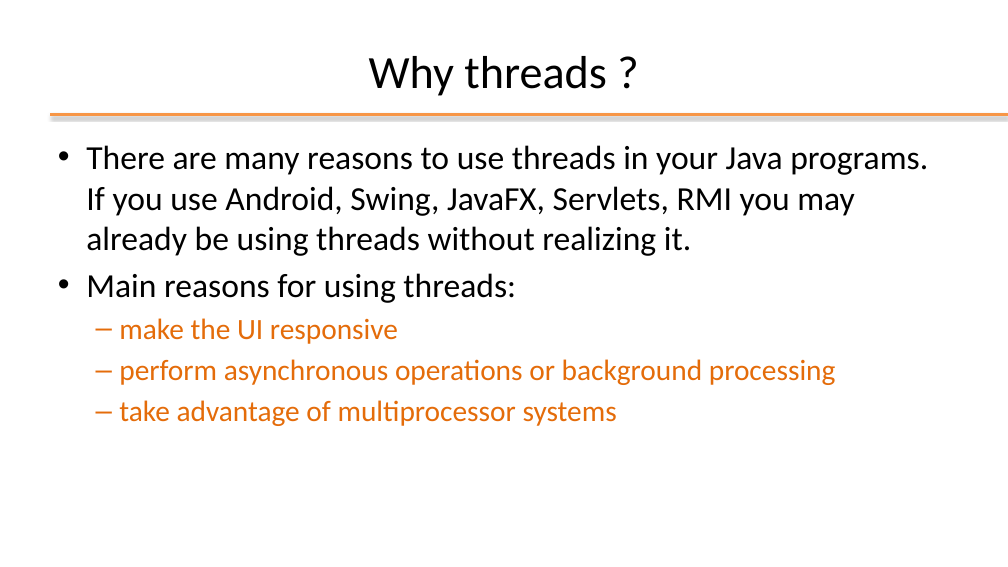
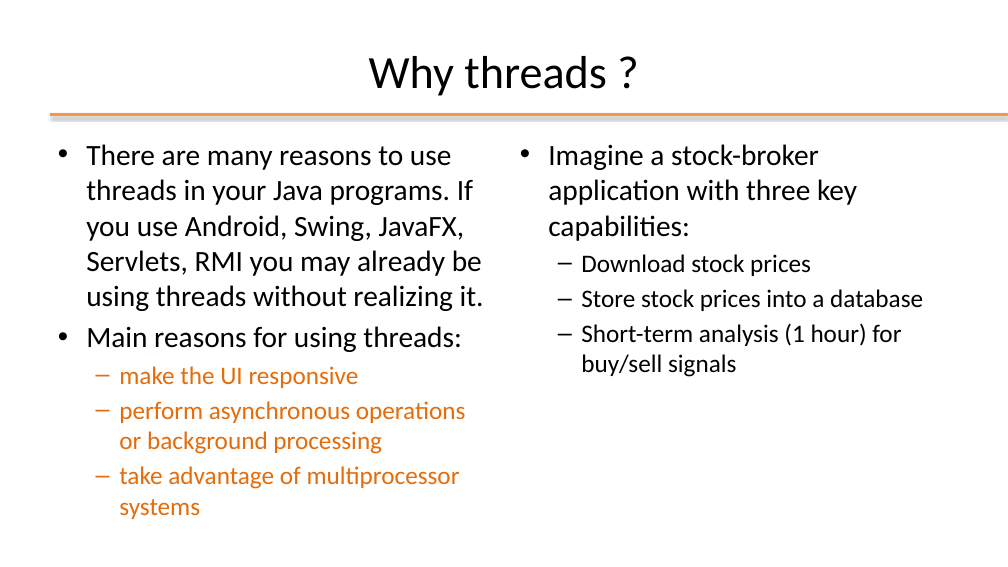
Before and after one commit to nbicocchi/learn-java-core, a slide deck: slide 6 of assets/slides/P2 - Java Multi-Threading.pptx. Drawn at 1008x567 pixels with LibreOffice and Linux fonts; fonts in the diff are those of the drawing; background and template pictures are left out. Boxes give left, top, right and bottom in pixels: in the first picture for what was removed or moved away, otherwise in the second. Text is boxed around its words. In the diff, an @@ line names an element or a change of style, - is before the commit and + after.

```diff
--- a/assets/slides/P2 - Java Multi-Threading.pptx
+++ b/assets/slides/P2 - Java Multi-Threading.pptx
@@ text "There are many reasons to ..." at box(86, 144, 484, 519): size 32 to 28 pt in "There are many reasons to use threads ...", "Main reasons for using threads:"; size 28 to 24 pt in "make the UI responsive", "perform asynchronous operations or background processing", "take advantage of multiprocessor systems" @@
@@ text added at box(548, 144, 923, 377), 24 pt, text #000000 @@
+• Imagine a stock-broker application with three key capabilities:
+  – Download stock prices
+  – Store stock prices into a database
+  – Short-term analysis (1 hour) for buy/sell signals
```
Also in this commit, not shown: 8 other slides changed, 12 slides removed, 2 other files.
